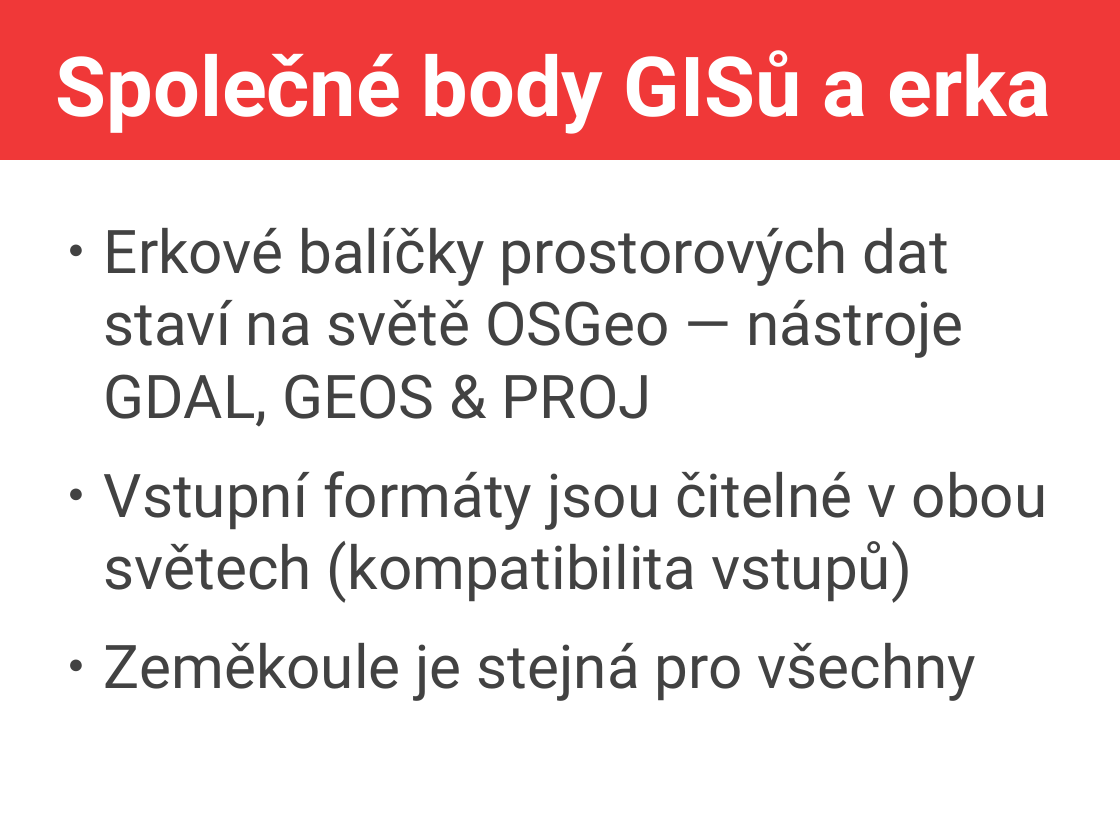
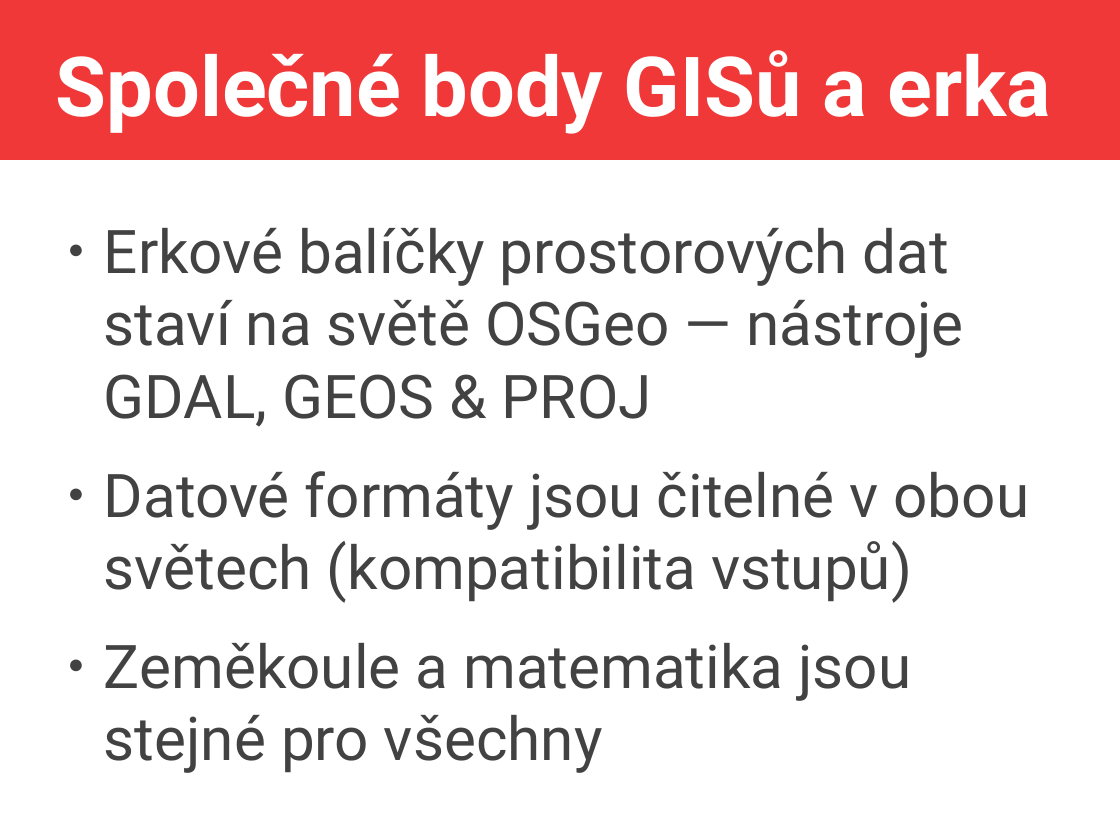
Before and after one commit to jlacko/4EK418, a slide deck: slide 5 of prez/2 - svět gisu svět erka.odp. Drawn at 1120x840 pixels with LibreOffice and Linux fonts; fonts in the diff are those of the drawing. Boxes give left, top, right and bottom in pixels: in the first picture for what was removed or moved away, otherwise in the second. Text is boxed around its words. In the diff, an @@ line names an element or a change of style, - is before the commit and + after.

```diff
--- a/prez/2 - svět gisu svět erka.odp
+++ b/prez/2 - svět gisu svět erka.odp
@@ text at <box>104,471,1030,773</box>: text changed @@
-● Vstupní formáty jsou čitelné v obou světech (kompatibilita vstupů)
-● Zeměkoule je stejná pro všechny
+● Datové formáty jsou čitelné v obou světech (kompatibilita vstupů)
+● Zeměkoule a matematika jsou stejné pro všechny
```
Also in this commit, not shown: 2 other files.
